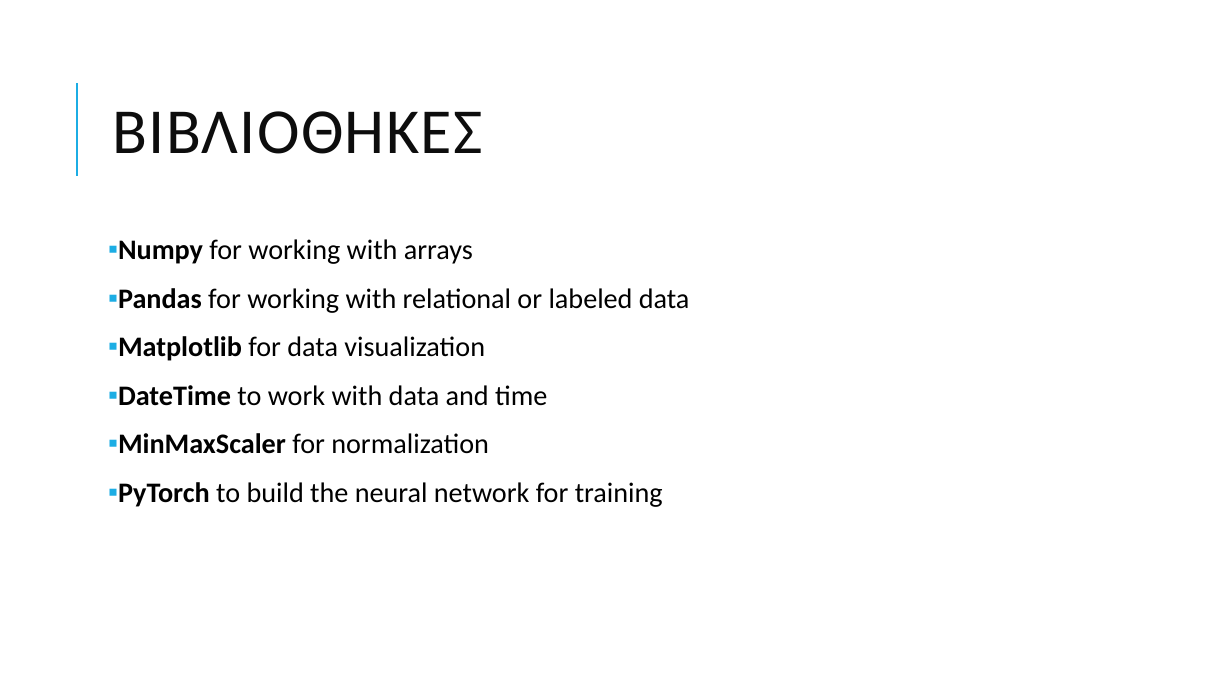
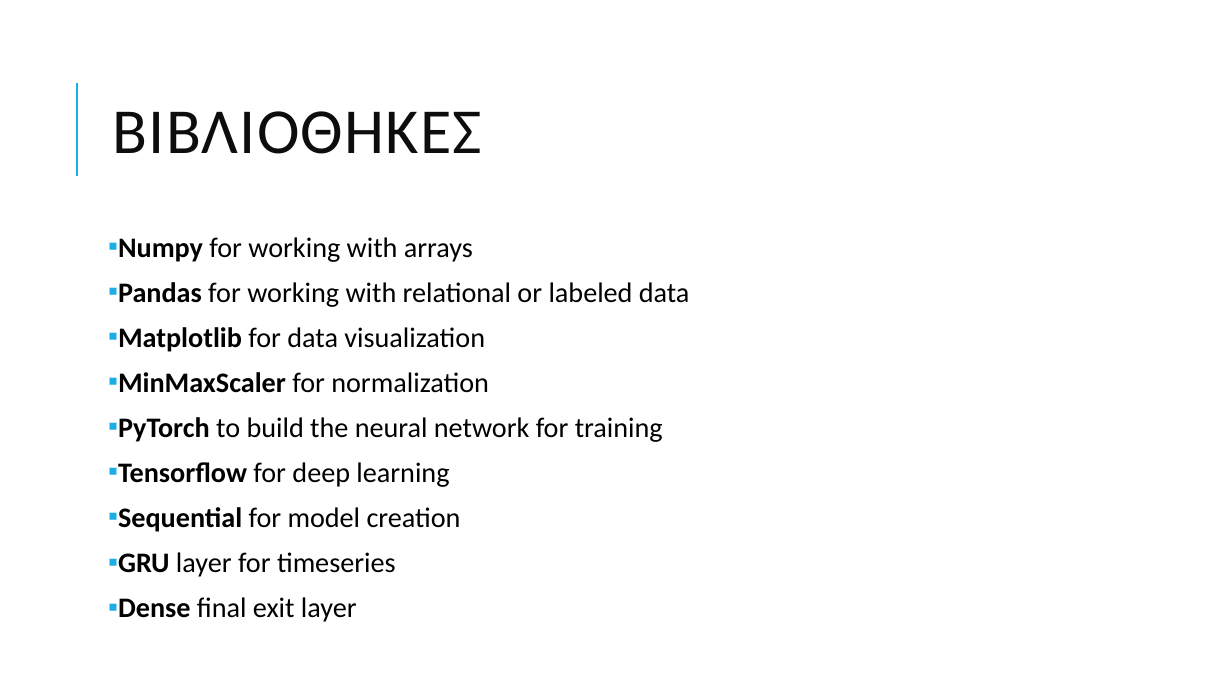
Before and after one commit to grgmyl/alibabacluster, a slide deck: slide 4 of parousiasidiktia.pptx (slide 3 before the commit). Drawn at 1232x693 pixels with LibreOffice and Linux fonts; fonts in the diff are those of the drawing. Boxes give left, top, right and bottom in pixels: in the first picture for what was removed or moved away, otherwise in the second. Text is boxed around its words. In the diff, an @@ line names an element or a change of style, - is before the commit and + after.

```diff
--- a/parousiasidiktia.pptx
+++ b/parousiasidiktia.pptx
@@ text at (x1=118, y1=237, x2=690, y2=442): line spacing 0.9 to 0.8 @@
@@ text at (x1=118, y1=385, x2=547, y2=406): paragraph removed @@
-▪ DateTime to work with data and time
@@ text at (x1=118, y1=462, x2=461, y2=622): paragraphs added @@
+▪ Tensorflow for deep learning
+▪ Sequential for model creation
+▪ GRU layer for timeseries
+▪ Dense final exit layer
```
Also in this commit, not shown: 5 other slides changed, 8 slides added, 2 slides removed.
